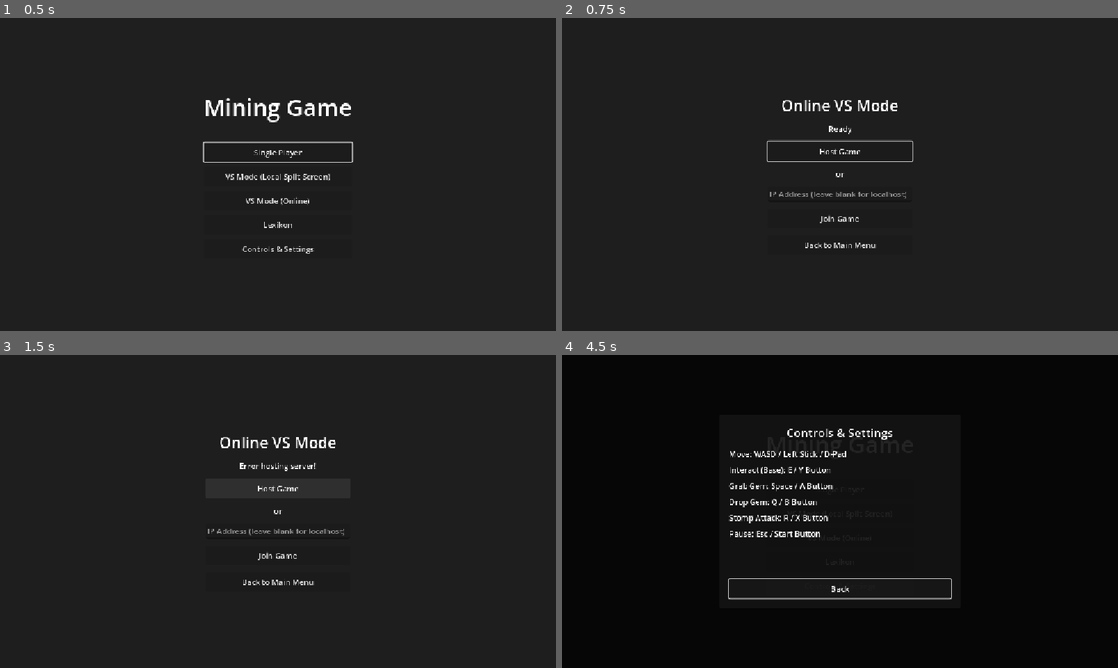
Above: before the commit, frames 1-4 (two rows, left to right).
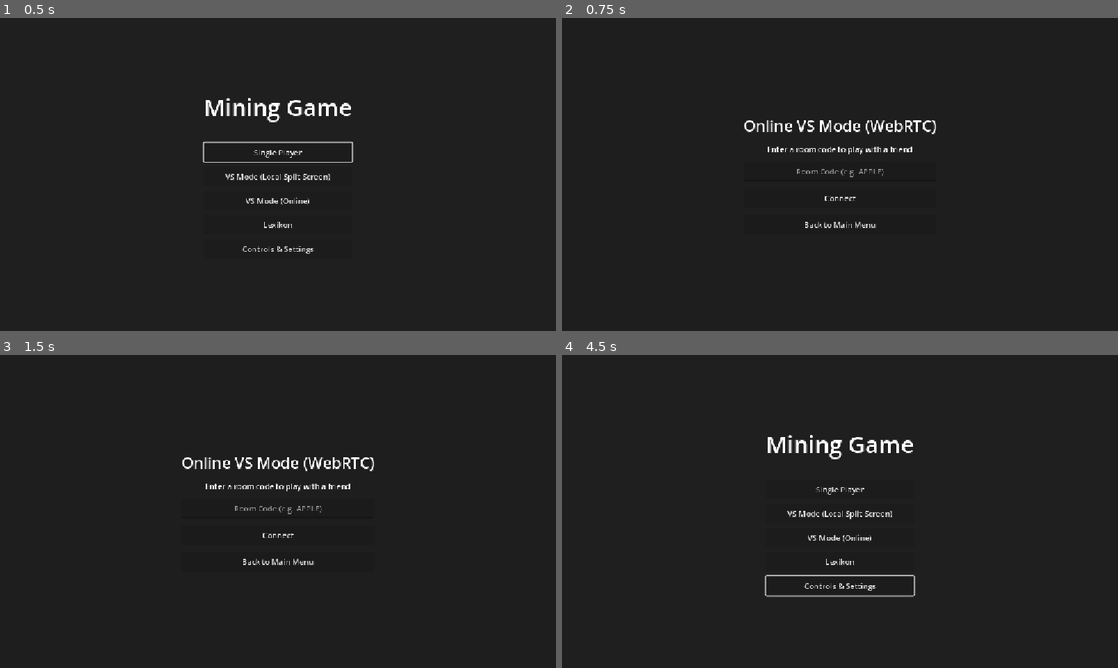
Above: after the commit, the same moments.

Repository: Sippos/MineWar
Game: Godot game, scene res://menu.tscn
Two runs of this game, one before a commit and one after it. Both use one fixed random seed, a clock stepped at 60 frames per second and the inputs below. The engine's default icon, where the game draws it, is replaced by a stand-in: a white triangle on a blue panel in a dark square.
Inputs (mouse positions are in pixels of both pictures, inside the frame that each line leads up to):
- Up to frame 1 (0.5 s): no input
- Up to frame 2 (0.75 s): click "VS Mode (Online)" at 0.5 s
- Up to frame 3 (1.5 s): click (278, 489) at 1.25 s, where only the run before the commit has a clickable "Host Game"
- Up to frame 4 (4.5 s): click (840, 536) at 2 s, where only the run after the commit has a clickable "Connect"; click (840, 555) at 2.75 s, where only the run before the commit has a clickable "Join Game"; click (840, 583) at 3.5 s, where only the run before the commit has a clickable "Back to Main Menu"; click (840, 589) at 4.25 s, where only the run after the commit has a clickable "Back"

Frame 1 is identical in both runs. In frame 2, 2.1% of the frame differs, in the area x 32-68%, y 26-74%; in frame 3, 1.9%; in frame 4, 76%, in the area x 0-100%, y 0-100%.

Commit message:
Convert networking to WebRTC with Room Codes

Diff:
--- a/online_lobby.gd
+++ b/online_lobby.gd
@@ -1,122 +1,130 @@
 extends Control
 
-const PORT = 8080
+const SIGNALING_SERVER_URL = "wss://chivalrous-scalloped-scabiosa.glitch.me" # Replace with your Glitch URL later!
 
-@onready var host_btn = $VBoxContainer/HostBtn
-@onready var join_btn = $VBoxContainer/JoinBtn
-@onready var ip_input = $VBoxContainer/IPInput
+@onready var connect_btn = $VBoxContainer/ConnectBtn
+@onready var room_input = $VBoxContainer/RoomInput
 @onready var status_label = $VBoxContainer/StatusLabel
+@onready var back_btn = $VBoxContainer/BackBtn
 
-var peer: WebSocketMultiplayerPeer
+var ws: WebSocketPeer
+var rtc_peer: WebRTCMultiplayerPeer
+var rtc_conn: WebRTCPeerConnection
+var is_host = false
 
 func _ready():
-	host_btn.pressed.connect(_on_host_pressed)
-	join_btn.pressed.connect(_on_join_pressed)
+	connect_btn.pressed.connect(_on_connect_pressed)
+	back_btn.pressed.connect(_on_back_pressed)
+	ws = WebSocketPeer.new()
 
-	var back_btn = Button.new()
-	back_btn.text = "Back to Main Menu"
-	back_btn.custom_minimum_size = Vector2(0, 40)
-	back_btn.pressed.connect(_on_back_pressed)
-	$VBoxContainer.add_child(back_btn)
+func _process(delta):
+	ws.poll()
+	var state = ws.get_ready_state()
 
-	host_btn.call_deferred("grab_focus")
+	if state == WebSocketPeer.STATE_OPEN:
+		while ws.get_available_packet_count():
+			var packet = ws.get_packet()
+			var msg = JSON.parse_string(packet.get_string_from_utf8())
+			_handle_signaling_message(msg)
 
-	var http = HTTPRequest.new()
-	http.name = "IPRequest"
-	add_child(http)
-	http.request_completed.connect(_on_ip_fetched)
-	http.request("https://api.ipify.org")
+func _on_connect_pressed():
+	var room = room_input.text.strip_edges()
+	if room == "":
+		status_label.text = "Please enter a Room Code"
+		return
 
-	multiplayer.peer_connected.connect(_on_peer_connected)
-	multiplayer.peer_disconnected.connect(_on_peer_disconnected)
-	multiplayer.connected_to_server.connect(_on_connected_to_server)
-	multiplayer.connection_failed.connect(_on_connection_failed)
+	status_label.text = "Connecting to signaling server..."
+	var err = ws.connect_to_url(SIGNALING_SERVER_URL)
+	if err != OK:
+		status_label.text = "Failed to connect to signaling server"
+		return
 
-func _process(_delta):
-	if peer:
-		peer.poll()
+	connect_btn.disabled = true
+	# Wait for WebSocket to open, then send join
+	set_process(true)
+	await get_tree().create_timer(1.0).timeout
+	if ws.get_ready_state() == WebSocketPeer.STATE_OPEN:
+		ws.send_text(JSON.stringify({ "type": "join", "room": room }))
 
+func _handle_signaling_message(msg: Dictionary):
+	if msg.type == "joined":
+		is_host = (msg.role == "host")
+		status_label.text = "Joined as " + msg.role.capitalize() + ". Waiting for opponent..."
 
-var public_ip = ""
+		rtc_peer = WebRTCMultiplayerPeer.new()
+		if is_host:
+			rtc_peer.create_server()
+		else:
+			rtc_peer.create_client(1)
+		multiplayer.multiplayer_peer = rtc_peer
 
-func _on_ip_fetched(result, response_code, headers, body):
-	if response_code == 200:
-		public_ip = body.get_string_from_utf8()
+	elif msg.type == "peer_connected":
+		status_label.text = "Opponent found! Establishing P2P connection..."
+		_create_rtc_connection(2) # 1 is host, 2 is client
 
-func _on_host_pressed():
-	peer = WebSocketMultiplayerPeer.new()
-	var error = peer.create_server(PORT)
-	if error == OK:
-		multiplayer.multiplayer_peer = peer
-		var local_ip = "127.0.0.1"
-		for interface_data in IP.get_local_interfaces():
-			if interface_data.has("addresses"):
-				for addr in interface_data["addresses"]:
-					if addr.begins_with("192.") or addr.begins_with("10.") or addr.begins_with("172."):
-						local_ip = addr
+		# Host creates offer
+		rtc_conn.create_offer()
 
-		var msg = "Hosting on port %d.
-" % PORT
-		if public_ip != "":
-			msg += "Public IP (Internet): %s
-" % public_ip
-		msg += "Local IP (LAN): %s
-" % local_ip
-		msg += "Waiting for player to join..."
+	elif msg.type == "offer":
+		status_label.text = "Opponent found! Establishing P2P connection..."
+		_create_rtc_connection(1)
+		rtc_conn.set_remote_description("offer", msg.sdp)
+		# After receiving offer, client must create an answer
+		rtc_conn.create_answer()
 
-		status_label.text = msg
-		host_btn.disabled = true
-		join_btn.disabled = true
+	elif msg.type == "answer":
+		rtc_conn.set_remote_description("answer", msg.sdp)
+
+	elif msg.type == "candidate":
+		rtc_conn.add_ice_candidate(msg.media, msg.index, msg.name)
+
+	elif msg.type == "error":
+		status_label.text = "Error: " + msg.message
+		connect_btn.disabled = false
+
+	elif msg.type == "peer_disconnected":
+		status_label.text = "Opponent disconnected"
+		get_tree().change_scene_to_file("res://menu.tscn")
+
+func _create_rtc_connection(id: int):
+	rtc_conn = WebRTCPeerConnection.new()
+	rtc_conn.initialize({
+		"iceServers": [ { "urls": ["stun:stun.l.google.com:19302"] } ]
+	})
+	rtc_conn.session_description_created.connect(_on_session_description_created)
+	rtc_conn.ice_candidate_created.connect(_on_ice_candidate_created)
+	rtc_peer.add_peer(rtc_conn, id)
+
+	if is_host:
+		rtc_peer.peer_connected.connect(_on_rtc_peer_connected)
 	else:
-		status_label.text = "Error hosting server!"
+		rtc_peer.peer_connected.connect(_on_rtc_peer_connected)
 
-func _on_join_pressed():
-	var ip = ip_input.text
-	if ip == "":
-		ip = "127.0.0.1"
+func _on_session_description_created(type: String, sdp: String):
+	rtc_conn.set_local_description(type, sdp)
+	ws.send_text(JSON.stringify({ "type": type, "sdp": sdp }))
 
-	peer = WebSocketMultiplayerPeer.new()
-	var error = peer.create_client("ws://" + ip + ":" + str(PORT))
-	if error == OK:
-		multiplayer.multiplayer_peer = peer
-		status_label.text = "Connecting to " + ip + "..."
-		host_btn.disabled = true
-		join_btn.disabled = true
-	else:
-		status_label.text = "Error creating client!"
+func _on_ice_candidate_created(media: String, index: int, name: String):
+	ws.send_text(JSON.stringify({ "type": "candidate", "media": media, "index": index, "name": name }))
 
-func _on_peer_connected(id):
-	status_label.text = "Player %d connected!" % id
-	if multiplayer.is_server():
-		# Start game on both sides!
+func _on_rtc_peer_connected(id: int):
+	status_label.text = "P2P Connected! Starting game..."
+	ws.close() # We don't need signaling server anymore!
+
+	if is_host:
 		var seed_val = randi()
 		rpc("start_game", seed_val)
 
-func _on_peer_disconnected(id):
-	status_label.text = "Player %d disconnected." % id
-	# Go back to menu if disconnected mid-game
-	get_tree().change_scene_to_file("res://menu.tscn")
-
-func _on_connected_to_server():
-	status_label.text = "Connected! Waiting for host to start..."
-
-func _on_connection_failed():
-	status_label.text = "Connection failed."
-	multiplayer.multiplayer_peer = null
-	host_btn.disabled = false
-	join_btn.disabled = false
-
 @rpc("authority", "call_local", "reliable")
 func start_game(world_seed: int):
-	# Switch to vs_online.tscn
 	var online_scene = load("res://vs_online.tscn").instantiate()
 	online_scene.world_seed = world_seed
 	get_tree().root.add_child(online_scene)
 	get_tree().current_scene = online_scene
-	self.queue_free() # Destroy the lobby
+	self.queue_free()
 
 func _on_back_pressed():
-	if peer:
-		peer.close()
+	if ws: ws.close()
+	if rtc_peer: rtc_peer.close()
 	multiplayer.multiplayer_peer = null
 	get_tree().change_scene_to_file("res://menu.tscn")
--- a/online_lobby.tscn
+++ b/online_lobby.tscn
@@ -34,29 +34,26 @@
 [node name="Label" type="Label" parent="VBoxContainer"]
 layout_mode = 2
 theme_override_font_sizes/font_size = 32
-text = "Online VS Mode"
+text = "Online VS Mode (WebRTC)"
 horizontal_alignment = 1
 
 [node name="StatusLabel" type="Label" parent="VBoxContainer"]
 layout_mode = 2
-text = "Ready"
+text = "Enter a room code to play with a friend"
 horizontal_alignment = 1
 
-[node name="HostBtn" type="Button" parent="VBoxContainer"]
+[node name="RoomInput" type="LineEdit" parent="VBoxContainer"]
 custom_minimum_size = Vector2(0, 40)
 layout_mode = 2
-text = "Host Game"
+placeholder_text = "Room Code (e.g. APPLE)"
+alignment = 1
 
-[node name="Label2" type="Label" parent="VBoxContainer"]
-layout_mode = 2
-text = "or"
-horizontal_alignment = 1
-
-[node name="IPInput" type="LineEdit" parent="VBoxContainer"]
-layout_mode = 2
-placeholder_text = "IP Address (leave blank for localhost)"
-
-[node name="JoinBtn" type="Button" parent="VBoxContainer"]
+[node name="ConnectBtn" type="Button" parent="VBoxContainer"]
 custom_minimum_size = Vector2(0, 40)
 layout_mode = 2
-text = "Join Game"
+text = "Connect"
+
+[node name="BackBtn" type="Button" parent="VBoxContainer"]
+custom_minimum_size = Vector2(0, 40)
+layout_mode = 2
+text = "Back to Main Menu"
